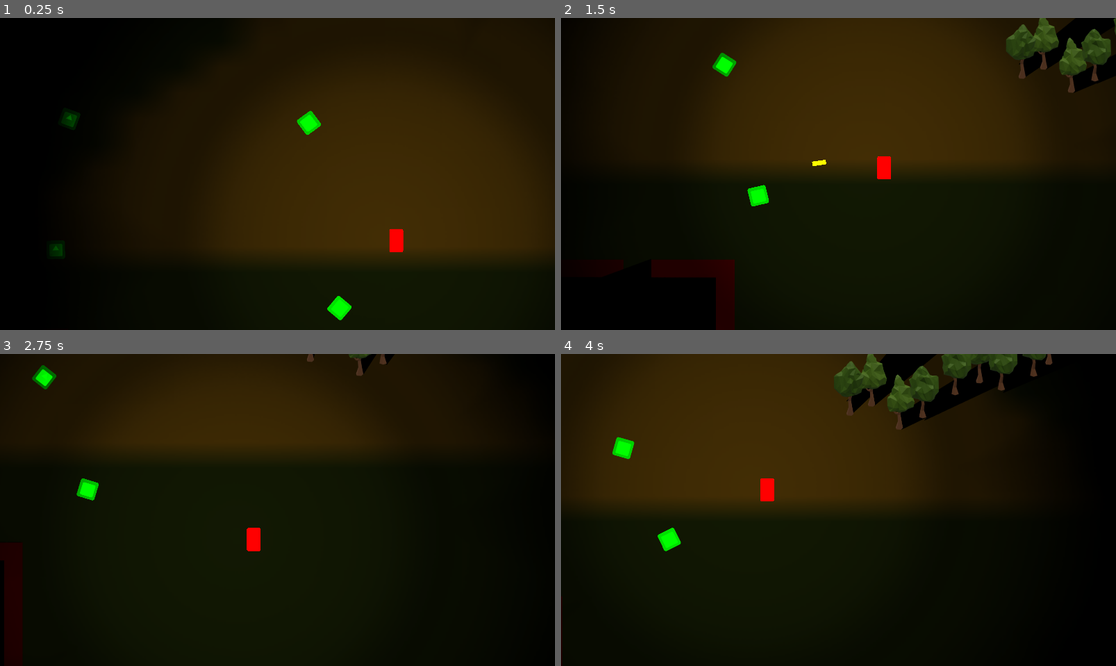
Above: before the commit, frames 1-4 (two rows, left to right).
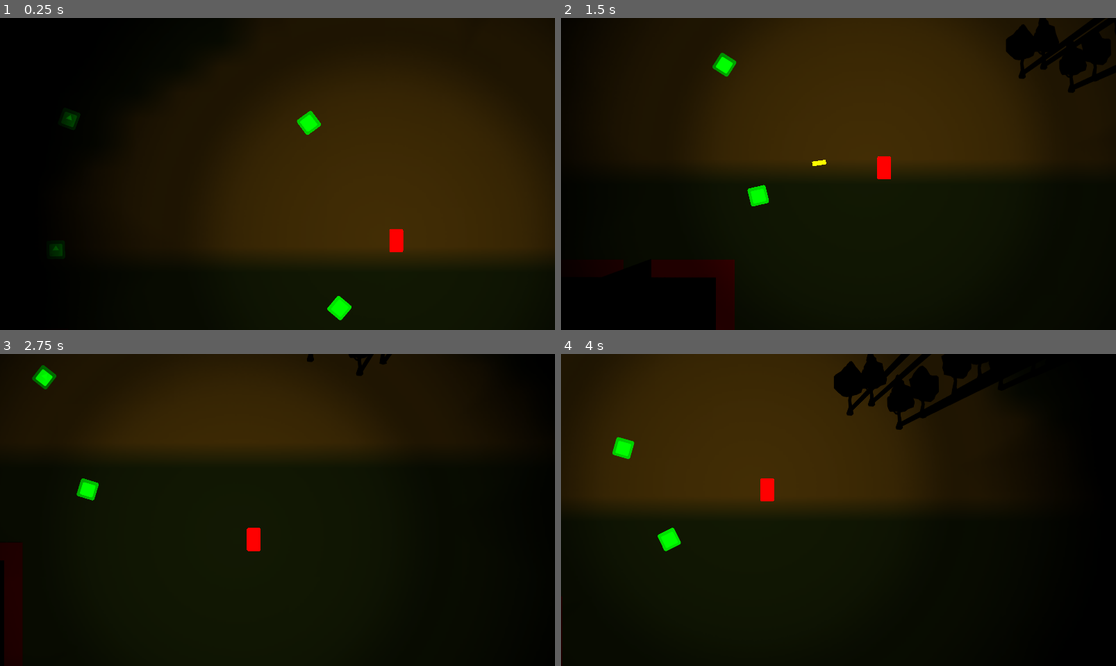
Above: after the commit, the same moments.

Repository: FlanGrande/WinShooter
Game: Godot game, scene res://scenes/BaseScene.tscn
The game is run twice, just before and just after one commit, with the same random seed, the same clock (stepped at 60 frames per second) and the same inputs. The engine's default icon, where the game draws it, is replaced by a stand-in: a white triangle on a blue panel in a dark square.
Inputs (mouse positions are in pixels of both pictures, inside the frame that each line leads up to):
- Up to frame 1 (0.25 s): no input
- Up to frame 2 (1.5 s): move the mouse to (960, 158) at 0.52 s; hold D (move_right) 0.53-1.28 s; click (960, 158) at 0.6 s; move the mouse to (727, 189) at 1.27 s; hold S (move_down) from 1.28 s (still down); click (727, 189) at 1.35 s
- Up to frame 3 (2.75 s): move the mouse to (333, 441) at 2.02 s; release S (move_down) at 2.03 s; hold D (move_right) from 2.03 s (still down); click (333, 441) at 2.1 s
- Up to frame 4 (4 s): move the mouse to (810, 572) at 2.77 s; release D (move_right) at 2.78 s; hold W (move_up) 2.78-3.53 s; click (810, 572) at 2.85 s; move the mouse to (1005, 556) at 3.52 s; hold A (move_left) from 3.53 s (still down); click (1005, 556) at 3.6 s

The runs differ from the first frame. In frame 2, 2.4% of the frame differs, in the area x 80-100%, y 0-25%; in frame 3, 0.2%; in frame 4, 3.8%, in the area x 49-89%, y 0-25%.

Commit message:
Minor changes.
Just a little bit of "polish".

Diff:
--- a/scenes/BaseScene.tscn
+++ b/scenes/BaseScene.tscn
@@ -29,6 +29,18 @@
 texture_scale = 10.0
 energy = 1.1
 mode = 1
+range_item_cull_mask = 3
+
+[node name="Light2D2" type="Light2D" parent="WorldEnvironment"]
+visible = false
+position = Vector2( 736, 544 )
+scale = Vector2( 10, 10 )
+texture = ExtResource( 6 )
+texture_scale = 10.0
+energy = 1.1
+mode = 1
+range_item_cull_mask = 2
+shadow_item_cull_mask = 2
 
 [node name="Background" type="Sprite" parent="."]
 modulate = Color( 0.320313, 0.219237, 0.0262756, 1 )
--- a/scenes/Environment/House.tscn
+++ b/scenes/Environment/House.tscn
@@ -1,11 +1,8 @@
-[gd_scene load_steps=5 format=2]
+[gd_scene load_steps=4 format=2]
 
 [ext_resource path="res://textures/environment/house1.png" type="Texture" id=1]
 [ext_resource path="res://scenes/Environment/PolygonWall.tscn" type="PackedScene" id=2]
 [ext_resource path="res://scenes/Environment/House.gd" type="Script" id=3]
-
-[sub_resource type="LineShape2D" id=1]
-normal = Vector2( 0.04279, -0.999084 )
 
 [node name="House" type="Node2D"]
 script = ExtResource( 3 )
@@ -15,7 +12,7 @@
 
 [node name="Polygon2D" parent="PolygonWall" index="0"]
 color = Color( 0.301961, 0.129412, 0.0901961, 1 )
-polygon = PoolVector2Array( 126.411, -100.074, 472.372, 105.892, 474.477, 170.103, -17.1049, 436.421, -249.738, 284.841, -251.843, 235.367, -125.527, 314.315, 165.002, 140.629, 180.791, 153.261, 74.4747, 217.472, 126.054, 256.42, 112.37, 265.893, 58.6852, 226.946, -111.842, 323.789, -14.9996, 385.894, 446.056, 142.735, 322.897, 69.0499, 229.213, 124.84, 215.528, 115.366, 307.108, 60.6288, 250.265, 22.7338, 215.528, 41.6813, 200.791, 30.1023, 234.476, 13.2601, 126.054, -50.9509, 3 …(216 unchanged characters)…
+polygon = PoolVector2Array( 126.411, -100.074, 472.372, 105.892, 474.477, 170.103, -17.1049, 436.421, -250.07, 304.2, -251.467, 254.618, -136.241, 321.659, 166.95, 143.306, 180.791, 153.261, 74.4747, 217.472, 126.054, 256.42, 113.793, 264.197, 58.6852, 226.946, -123.67, 330.039, -14.729, 394.287, 446.056, 142.735, 322.897, 69.0499, 229.213, 124.84, 215.528, 115.366, 307.108, 60.6288, 250.265, 22.7338, 215.528, 41.6813, 202.103, 30.132, 234.476, 13.2601, 126.054, -50.9509, 3 …(216 unchanged characters)…
 
 [node name="spr_House" type="Sprite" parent="."]
 light_mask = 2
@@ -25,13 +22,9 @@
 flip_h = true
 
 [node name="Area2D" type="Area2D" parent="."]
-position = Vector2( -116.975, 122.281 )
-rotation = 3.66519
 
-[node name="CollisionShape2D" type="CollisionShape2D" parent="Area2D"]
-position = Vector2( -2.81401, -22.1231 )
-shape = SubResource( 1 )
-one_way_collision = true
+[node name="CollisionPolygon2D" type="CollisionPolygon2D" parent="Area2D"]
+polygon = PoolVector2Array( 130.585, 292.794, 618.633, 29.93, 619.752, -330.594, 417.054, -544.175, 245.646, -511.526, -209.054, -265.059, -199.944, 97.0025 )
 [connection signal="body_entered" from="Area2D" to="." method="_on_Area2D_body_entered"]
 [connection signal="body_exited" from="Area2D" to="." method="_on_Area2D_body_exited"]
 
--- a/scenes/Environment/Tree.tscn
+++ b/scenes/Environment/Tree.tscn
@@ -4,7 +4,7 @@
 
 [sub_resource type="OccluderPolygon2D" id=1]
 cull_mode = 1
-polygon = PoolVector2Array( -11.876, 94.2868, -14.9678, 88.3411, -8.30859, 44.3429, 2.15585, 43.3916, 10.7177, 89.0546, 3.82065, 95.476 )
+polygon = PoolVector2Array( -2.0696, 85.5644, -4.64528, 82.1302, 0.0767975, 70.7542, 1.79393, 70.7542, 5.87209, 83.2034, 3.2964, 85.5644 )
 
 [node name="Tree" type="Sprite"]
 light_mask = 2
--- a/scenes/Niwt/Niwt.tscn
+++ b/scenes/Niwt/Niwt.tscn
@@ -31,7 +31,7 @@
 position = Vector2( 0, 16 )
 shape = SubResource( 1 )
 
-[node name="LightInteriors" type="Light2D" parent="."]
+[node name="LightForShadows" type="Light2D" parent="."]
 position = Vector2( 0, 16 )
 scale = Vector2( 30, 30 )
 texture = ExtResource( 4 )
@@ -40,3 +40,7 @@
 shadow_buffer_size = 4096
 shadow_filter = 3
 shadow_filter_smooth = 1.0
+
+[node name="LightForEntities" type="Light2D" parent="."]
+texture = ExtResource( 4 )
+range_item_cull_mask = 2
